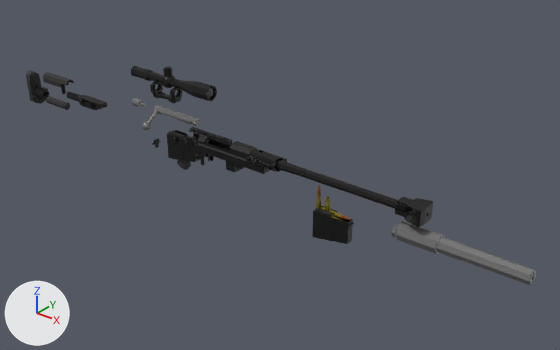
Renders of the glTF model assets/models/low-poly_pgm_hecate_ii.glb from each side of a commit.
Camera for both pictures: a 50 mm lens placed at (16.7, -19.6, 12.4), pointed at (0.4, 0.8, -0.3). The axes (+X, +Y, +Z) are drawn at lower left. The lights are the same throughout. The picture after the commit comes second. Where no turn or scale is listed for an object, it has been applied to the vertices.
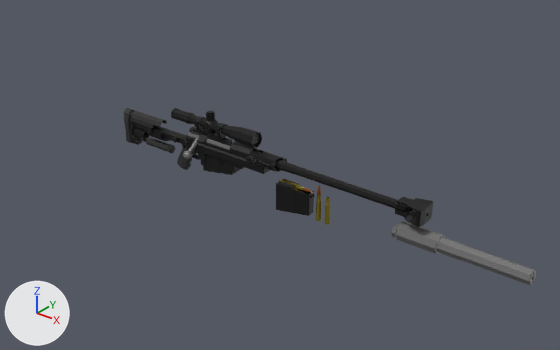
Location of each change, [x1, y1, x2, y2] in pixels of the pictures (560 x 350 px):
'Object_43', moved
    before: [131, 66, 217, 101]
    after: [171, 108, 262, 148]
'Object_11', moved
    before: [312, 206, 354, 244]
    after: [276, 179, 315, 216]
'Object_9', moved
    before: [167, 129, 198, 162]
    after: [203, 153, 236, 175]
'Object_25', moved
    before: [66, 92, 108, 110]
    after: [133, 122, 178, 141]
'Object_17', moved
    before: [142, 105, 201, 130]
    after: [183, 134, 230, 159]
'Object_27', moved
    before: [26, 70, 70, 110]
    after: [124, 108, 175, 153]
'Object_28', moved
    before: [30, 73, 50, 104]
    after: [128, 111, 149, 145]
'Object_41', moved
    before: [150, 82, 182, 104]
    after: [194, 116, 228, 140]
'Object_30', moved
    before: [43, 72, 74, 88]
    after: [131, 111, 167, 128]
'Object_12', moved (mostly hidden)
    before: [321, 206, 342, 219]
    after: [280, 179, 303, 192]
'Object_19', moved
    before: [132, 98, 147, 107]
    after: [188, 132, 196, 138]
'Object_44', moved
    before: [206, 87, 214, 99]
    after: [252, 133, 259, 146]
'Object_13', moved
    before: [339, 215, 351, 223]
    after: [300, 187, 312, 194]
'Object_31', moved (not visible afterwards)
    before: [61, 84, 66, 94]

The change in detail:
Object 'Object_17' (ob_object_17) moves from (-4.47, 0.0, 1.23) to (-2.24, 0.0, 0.61).
Object 'Object_19' (ob_object_19) moves from (-6.33, 0.0, 1.23) to (-3.17, 0.0, 0.61).
Object 'Object_9' (ob_object_9) moves from (-3.89, 0.0, -0.05) to (-1.94, 0.0, -0.03).
Object 'Object_11' (ob_object_11) moves from (3.35, 0.0, -1.08) to (1.67, 0.0, -0.54).
Object 'Object_12' (ob_object_12) moves from (3.35, 0.0, -1.08) to (1.67, 0.0, -0.54).
Object 'Object_13' (ob_object_13) moves from (3.35, 0.0, -1.08) to (1.67, 0.0, -0.54).
Object 'Object_41' (ob_object_41) moves from (-4.68, 0.0, 1.79) to (-2.34, 0.0, 0.9).
Object 'Object_43' (ob_object_43) moves from (-4.34, 0.0, 2.57) to (-2.17, 0.0, 1.29).
Object 'Object_44' (ob_object_44) moves from (-4.34, 0.0, 2.57) to (-2.17, 0.0, 1.29).
Object 'Object_25' (ob_object_25) moves from (-8.64, 0.0, 0.58) to (-4.32, 0.0, 0.29).
Object 'Object_27' (ob_object_27) moves from (-13.36, 0.0, 0.52) to (-6.68, 0.0, 0.26).
Object 'Object_28' (ob_object_28) moves from (-13.36, 0.0, 0.52) to (-6.68, 0.0, 0.26).
Object 'Object_30' (ob_object_30) moves from (-11.67, 0.0, 0.9) to (-5.83, 0.0, 0.45).
Object 'Object_31' (ob_object_31) moves from (-11.67, 0.0, 0.9) to (-5.83, 0.0, 0.45).
